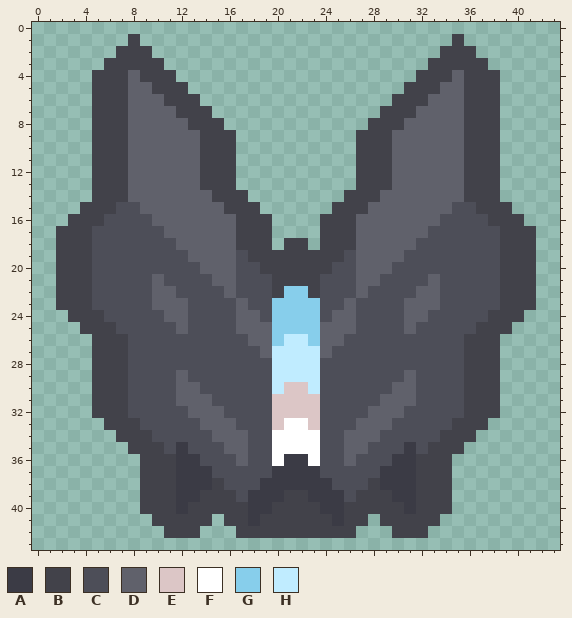
Pixel-art sprite -- sprites/units/axatar/sting-full.png. Above: the version before the commit.
The file is 44x44 pixels.
Palette (. is transparent): A #3b3b45  B #42424a  C #4d4e58  D #60616b  E #dcc6c6  F #ffffff  G #87ceeb  H #c0ecff
Pixels before, first column x 2:
 1 ......B..........................B......
 2 .....BBB........................BBB.....
 3 ....BBBBB......................BBBBB....
 4 ...BBBDBBB....................BBBDBBB...
 5 ...BBBDDBBB..................BBBDDBBB...
 6 ...BBBDDDBBB................BBBDDDBBB...
 7 ...BBBDDDDBBB..............BBBDDDDBBB...
 8 ...BBBDDDDDBBB............BBBDDDDDBBB...
 9 ...BBBDDDDDDBBB..........BBBDDDDDDBBB...
10 ...BBBDDDDDDBBB..........BBBDDDDDDBBB...
11 ...BBBDDDDDDBBB..........BBBDDDDDDBBB...
12 ...BBBDDDDDDBBB..........BBBDDDDDDBBB...
13 ...BBBDDDDDDBBB..........BBBDDDDDDBBB...
14 ...BBBDDDDDDDBBB........BBBDDDDDDDBBB...
15 ..BBBCCDDDDDDDBBB......BBBDDDDDDDCCBBB..
16 .BBBCCCCDDDDDDDBBB....BBBDDDDDDDCCCCBBB.
17 BBBCCCCCCDDDDDDBBB....BBBDDDDDDCCCCCCBBB
18 BBBCCCCCCCDDDDDBBB.BB.BBBDDDDDCCCCCCCBBB
19 BBBCCCCCCCCDDDDCBBBBBBBBCDDDDCCCCCCCCBBB
20 BBBCCCCCCCCCDDDCCBBBBBBCCDDDCCCCCCCCCBBB
21 BBBCCCCCDCCCCDDCCCBBBBCCCDDCCCCDCCCCCBBB
22 BBBCCCCCDDCCCCDCCCBGGBCCCDCCCCDDCCCCCBBB
23 BBBCCCCCDDDCCCCDCCGGGGCCDCCCCDDDCCCCCBBB
24 .BBBCCCCCDDCCCCDDCGGGGCDDCCCCDDCCCCCBBB.
25 ..BBBCCCCCDCCCCDDDGGGGDDDCCCCDCCCCCBBB..
26 ...BBBCCCCCCCCCCDDGHHGDDCCCCCCCCCCBBB...
27 ...BBBCCCCCCCCCCCDHHHHDCCCCCCCCCCCBBB...
28 ...BBBCCCCCCCCCCCCHHHHCCCCCCCCCCCCBBB...
29 ...BBBCCCCDCCCCCCCHHHHCCCCCCCDCCCCBBB...
30 ...BBBCCCCDDCCCCCCHEEHCCCCCCDDCCCCBBB...
31 ...BBBCCCCDDDCCCCCEEEECCCCCDDDCCCCBBB...
32 ...BBBCCCCCDDDCCCCEEEECCCCDDDCCCCCBBB...
33 ....BBBCCCCCDDDCCCEFFECCCDDDCCCCCBBB....
34 .....BBBCCCCCDDDCCFFFFCCDDDCCCCCBBB.....
35 ......BBBCACCCDDCCFFFFCCDDCCCACBBB......
36 .......BBBAACCCDCCFAAFCCDCCCAABBB.......
37 .......BBBAAACCCCCAAAACCCCCAAABBB.......
38 .......BBBAAABCCCAAAAAACCCBAAABBB.......
39 .......BBBAABBBCAAABBAAACBBBAABBB.......
40 .......BBBABBBBBAABBBBAABBBBBABBB.......
41 ........BBBBB.BBABBBBBBABB.BBBBB........
42 .........BBB...BBBBBBBBBB...BBB.........
And afterwards:
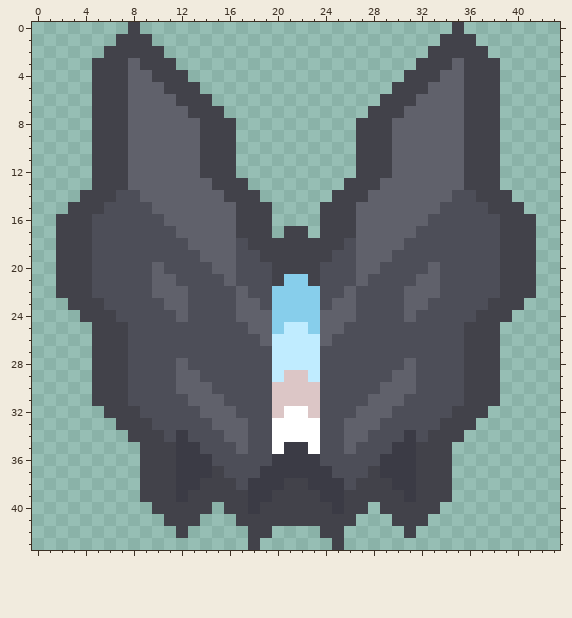
Changes in this commit:
Changed rows in their new state; - is an unchanged pixel.
first column x 5:
 0 ---B--------------------------B---
 1 --B-B------------------------B-B--
 2 -B---B----------------------B---B-
 3 B--D--B--------------------B--D--B
 4 ----D--B------------------B--D----
 5 -----D--B----------------B--D-----
 6 ------D--B--------------B--D------
 7 -------D--B------------B--D-------
 8 --------D--B----------B--D--------
first column x 2:
13 ------------D--B--------B--D------------
14 --B--CC------D--B------B--D------CC--B--
15 -B--C--C------D--B----B--D------C--C--B-
16 B--C----C----------------------C----C--B
17 ---------C---------BB---------C---------
18 ----------C----C--B--B--C----C----------
19 -----------C----C------C----C-----------
20 --------D---C----C----C----C---D--------
21 ---------D---C-----GG-----C---D---------
22 ----------D---CD--G--G--DC---D----------
23 .--B----C-------D------D-------C----B--.
24 -.--B----C-------D----D-------C----B--.-
25 --.--B----C----C---HH---C----C----B--.--
26 ----------------C-H--H-C----------------
27 -----------------C----C-----------------
28 ----------D------------------D----------
29 -----------D-------EE-------D-----------
30 ------------D-----E--E-----D------------
31 ----------C--D------------D--C----------
32 ---.--B----C--D----FF----D--C----B--.---
33 ----.--B----C--D--F--F--D--C----B--.----
34 -----.--B-A--C------------C--A-B--.-----
35 ------.--B-A--C----AA----C--A-B--.------
36 ------------A--C--A--A--C--A------------
37 -------------B---A----A---B-------------
38 ------------B-B-A--BB--A-B-B------------
39 -----------B---B--B--B--B---B-----------
40 -------.--B--.---B----B---.--B--.-------
41 --------.---.-.-B------B-.-.---.--------
42 ---------.-.---.--....--.---.-.---------
43 ----------------B------B----------------
